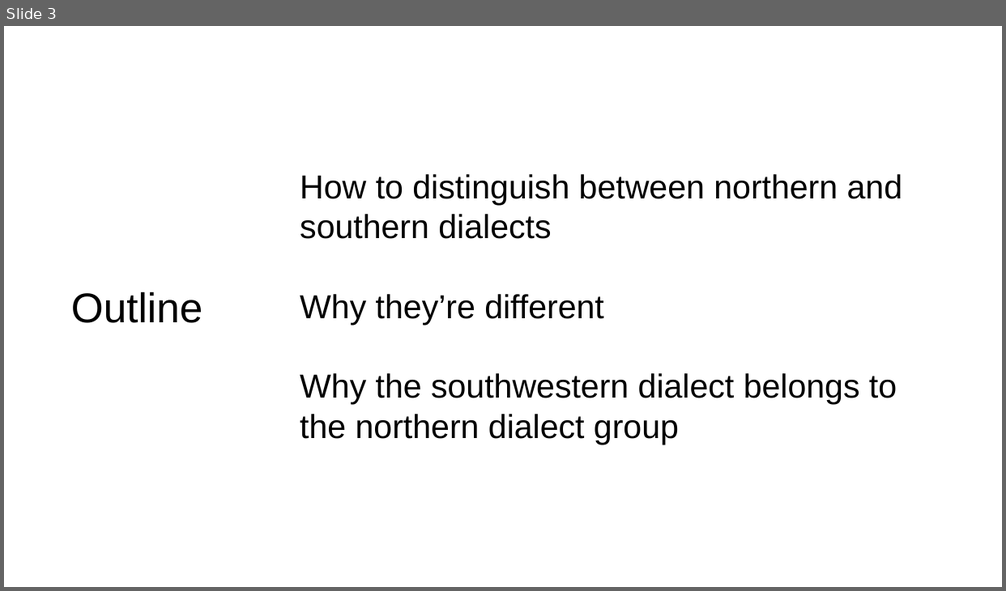
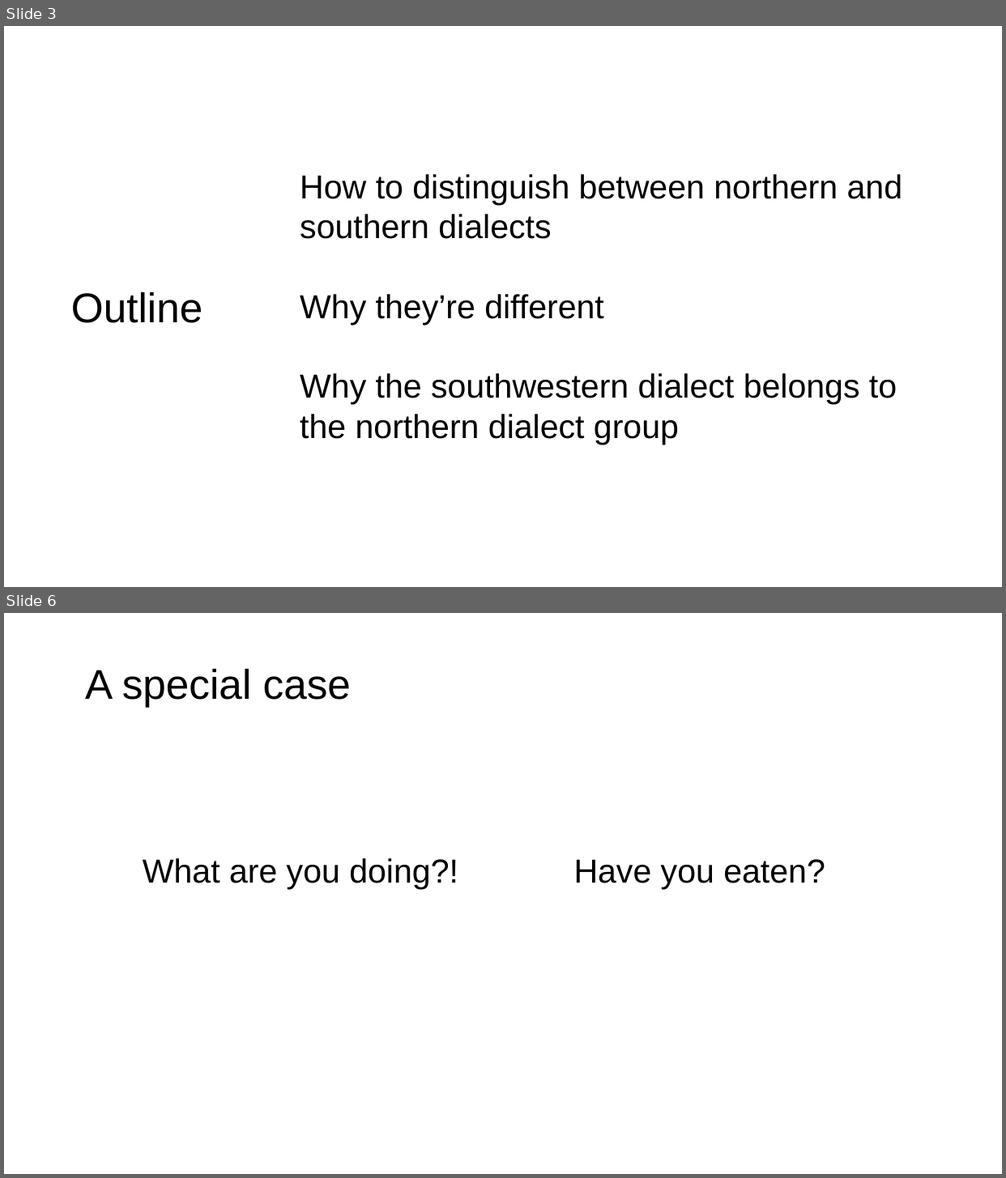
Before and after one commit to poembelief4/note, a slide deck: 南科大/SE2/presentation.pptx. Shown one above the other, each under a label of ours: slide 3 before the commit, slides 3 and 6 after it; the slides between them are not shown. The pictures are 1006x591 and 1006x1178 pixels, drawn with LibreOffice and Linux fonts; fonts in the diff are those of the drawing. Boxes give left, top, right and bottom in pixels: in the first picture for what was removed or moved away, otherwise in the second. Text is boxed around its words. In the diff, an @@ line names an element or a change of style, - is before the commit and + after.

```diff
--- a/南科大/SE2/presentation.pptx
+++ b/南科大/SE2/presentation.pptx
@@ slide 6 added at (4, 613, 1002, 1174), background #FFFFFF @@
@@ text added at (85, 668, 351, 707), 40 pt, text #000000 @@
+A special case
@@ text added at (143, 858, 458, 889), 32 pt, text #000000 @@
+What are you doing?!
@@ text added at (574, 859, 825, 889), 32 pt, text #000000 @@
+Have you eaten?
```
Also in this commit, not shown: 3 slides changed, 4 other slides added, 2 other files.
